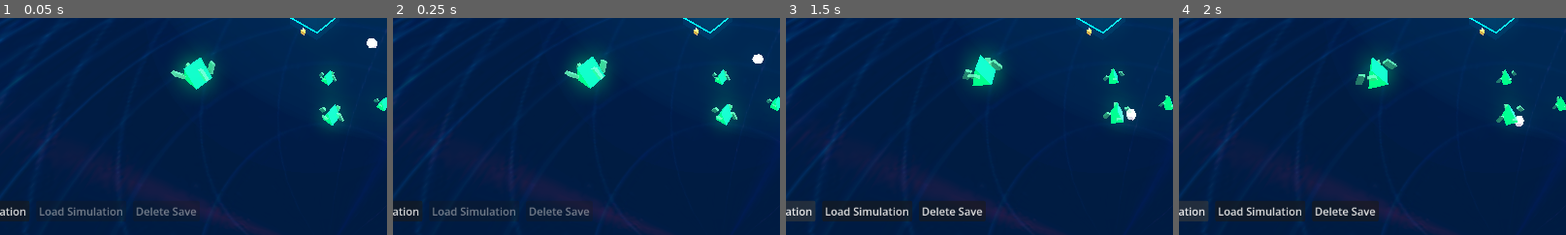
Above: before the commit, frames 1-4 (left to right).
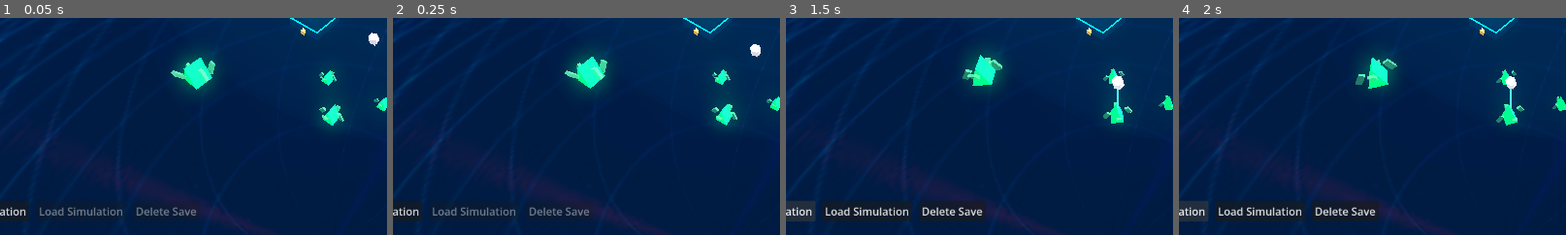
Above: after the commit, the same moments.

Repository: peterlavey/immanent
Game: Godot game, scene res://src/core/world/World.tscn
The game is run twice, just before and just after one commit, with the same random seed, the same clock (stepped at 60 frames per second) and the same inputs. Sound files missing from this copy of the repository are replaced by a short silence.
Inputs (mouse positions are % of the whole screen's width and height, from its top left):
- Up to frame 1 (0.05 s): no input
- Up to frame 2 (0.25 s): no input
- Up to frame 3 (1.5 s): move the mouse to (72, 45) at 0.52 s; click (72, 45) at 0.67 s; click "Save Simulation" at 1.25 s
- Up to frame 4 (2 s): no input
The pictures show only the part of the screen within x 9-59%, y 50-100%; the shares and areas given below are measured in that part.

The runs differ from the first frame. In frame 1, 0.2% of the frame differs, in the area x 94-98%, y 6-14%; in frame 2, 0.2%; in frame 3, 0.4%, in the area x 81-91%, y 26-48%; in frame 4, 0.3%.

Commit message:
Add idle feedback for Genezis G1 units: Implement "sleep" visual with floating 'z's when inactive, update related scripts and editor configuration, and document changes in tasks.

Diff:
--- a/src/entities/genezis/genezis_g1/GenezisG1.gd
+++ b/src/entities/genezis/genezis_g1/GenezisG1.gd
@@ -30,6 +30,11 @@
 var _position_threshold: float = 0.1 # Minimum movement in 1 second
 var _stuck_reset_count: int = 0
 var inactivity_timer: float = 0.0 # Time since last data extraction/deposit
+var _sleep_timer: float = 0.0
+const SLEEP_THRESHOLD: float = 5.0
+const Z_SPAWN_INTERVAL: float = 2.0
+
+@export var floating_text_scene: PackedScene = preload("res://src/ui/floating_text/FloatingText.tscn")
 
 func _ready() -> void:
 	add_to_group("genezis_g1")
@@ -46,6 +51,13 @@
 
 func upgrade_capacity(multiplier: float) -> void:
 	carry_capacity = int(carry_capacity * multiplier)
+
+func upgrade_psinergy(level: int) -> void:
+	# Base values for Psinergy
+	# Level 1: Range 10.0, Boost 1.25x
+	# Each level increases range and boost
+	connection_range = 10.0 + (level - 1) * 5.0
+	connection_boost = 1.0 + level * 0.25
 
 func force_search_data() -> void:
 	if current_state == State.IDLE:
@@ -80,10 +92,22 @@
 			_stuck_timer = 0.0
 			target_data_spot = null
 			_stuck_reset_count += 1
+	if current_state == State.IDLE:
+		_stuck_timer = 0.0
+		_last_position = global_position
+		_last_load = current_load
+
+		# Sleep logic
+		if inactivity_timer >= SLEEP_THRESHOLD:
+			_sleep_timer += delta
+			if _sleep_timer >= Z_SPAWN_INTERVAL:
+				_sleep_timer = 0.0
+				_spawn_sleep_text()
 	else:
 		_stuck_timer = 0.0
 		_last_position = global_position
 		_last_load = current_load
+		_sleep_timer = 0.0
 
 	if current_state == State.EXTRACTING:
 		if is_instance_valid(target_data_spot):
@@ -347,6 +371,25 @@
 	psinergy_beam.scale.x = pulse
 	psinergy_beam.scale.z = pulse
 
+func _spawn_sleep_text() -> void:
+	if floating_text_scene:
+		var text_instance = floating_text_scene.instantiate()
+		get_parent().add_child(text_instance)
+
+		# Spawn above the head
+		var spawn_pos = head.global_position + Vector3(0, 0.5, 0)
+		text_instance.global_position = spawn_pos
+
+		# Set text to a random number of 'z's
+		var z_count = randi_range(2, 5)
+		var z_text = ""
+		for i in range(z_count):
+			z_text += "z"
+
+		text_instance.text = z_text
+		text_instance.modulate = Color(0.6, 0.8, 1.0) # Light blueish sleep color
+		text_instance.scale = Vector3(0.5, 0.5, 0.5) # Smaller than data text
+
 func reset_load() -> void:
 	current_load = 0
 	# Brief visual feedback or state reset if needed
Not shown, changed: docs/tasks.md
